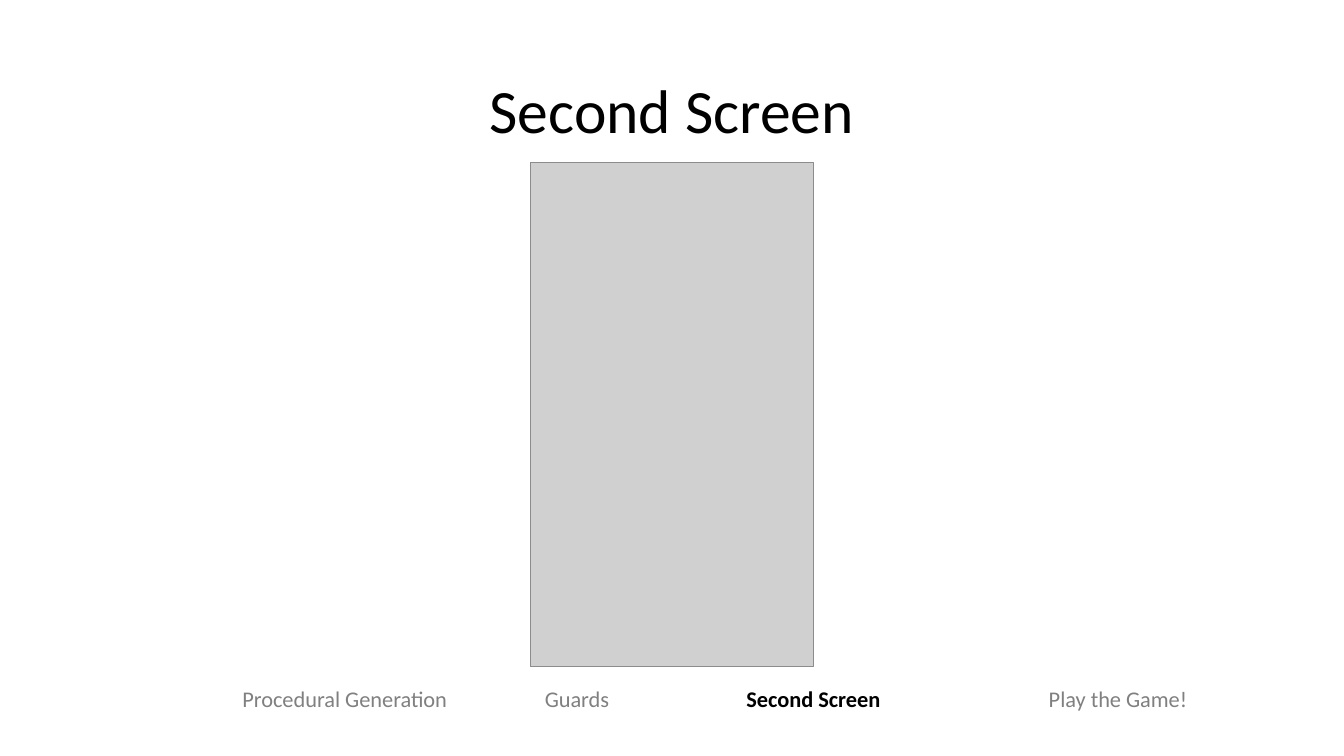
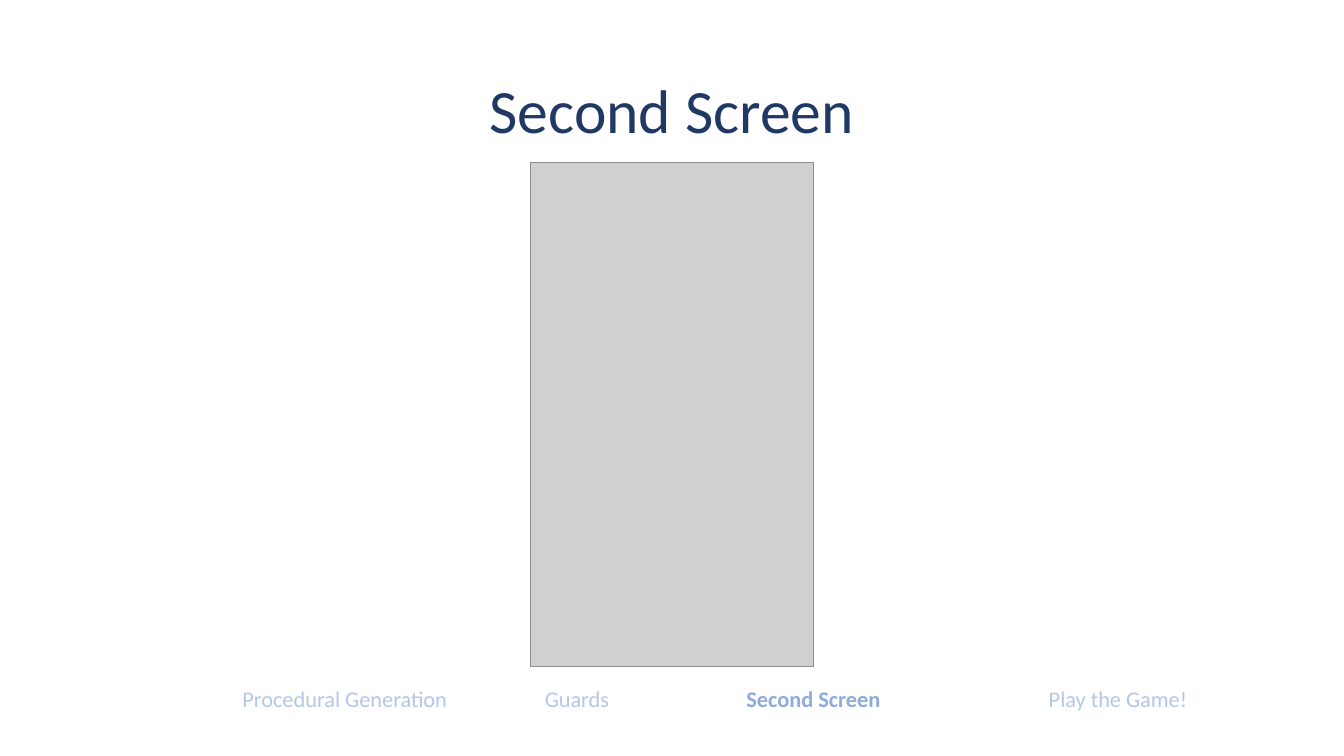
Before and after one commit to tim427/minorproject, a slide deck: slide 5 of Presentation/Presentation.pptx. Drawn at 1344x756 pixels with LibreOffice and Linux fonts; fonts in the diff are those of the drawing; grey boxes stand for pictures. Boxes give left, top, right and bottom in pixels: in the first picture for what was removed or moved away, otherwise in the second. Text is boxed around its words. In the diff, an @@ line names an element or a change of style, - is before the commit and + after.

```diff
--- a/Presentation/Presentation.pptx
+++ b/Presentation/Presentation.pptx
@@ title "Second Screen" at box(490, 90, 854, 134): text colour #000000 to #203864 @@
@@ text "Procedural Generation Guards Second Screen ..." at box(242, 691, 1187, 711): text colour #808080 to #B4C7E7 in "Procedural Generation Guards Play the Game!"; text colour #000000 to #8FAADC in "Second Screen" @@
```
Also in this commit, not shown: 6 other slides changed, 5 other files.
